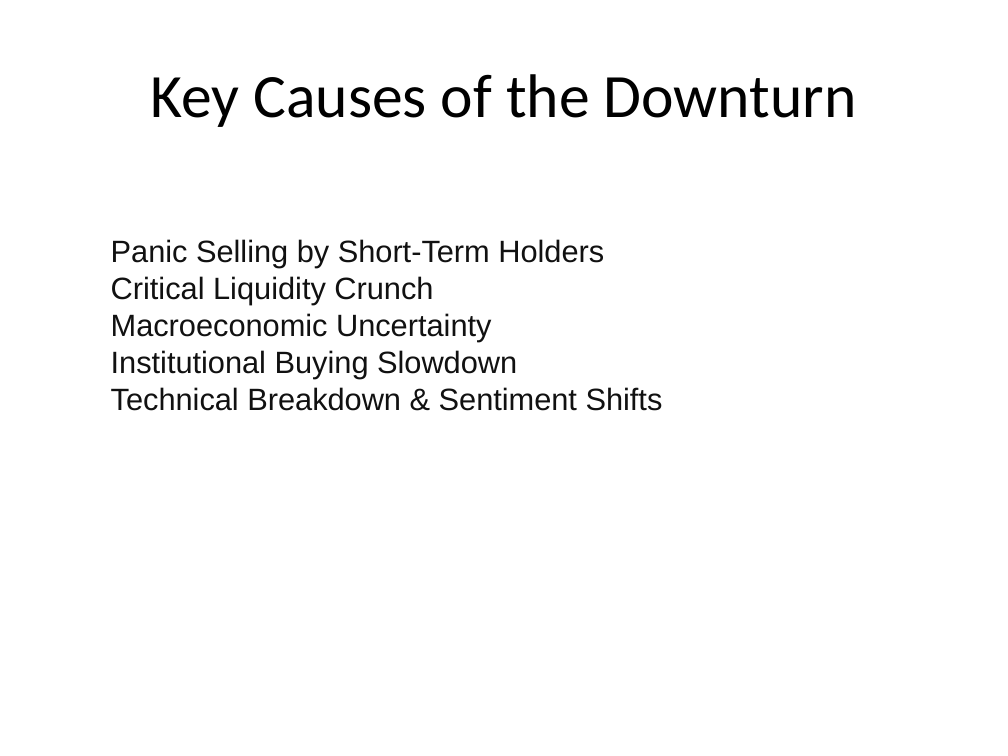
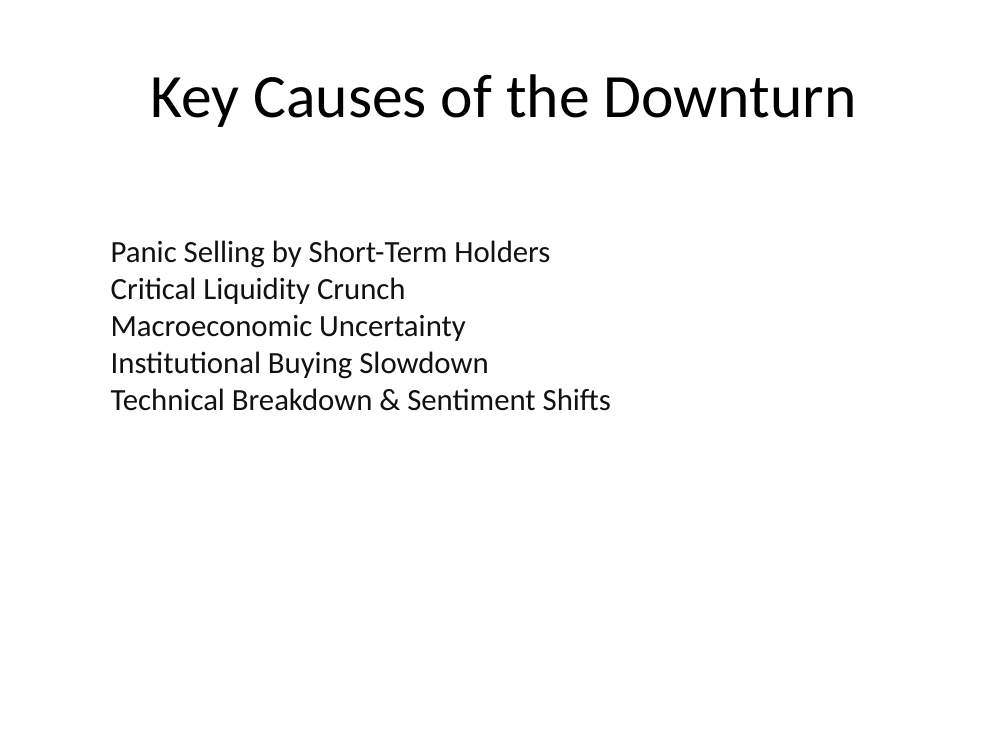
Before and after one commit to nordeim/powerpoint-agent-tools, a slide deck: slide 3 of bitcoin_market_report_q4_2025.pptx. Drawn at 1008x756 pixels with LibreOffice and Linux fonts; fonts in the diff are those of the drawing. Boxes give left, top, right and bottom in pixels: in the first picture for what was removed or moved away, otherwise in the second. Text is boxed around its words. In the diff, an @@ line names an element or a change of style, - is before the commit and + after.

```diff
--- a/bitcoin_market_report_q4_2025.pptx
+++ b/bitcoin_market_report_q4_2025.pptx
@@ text "Panic Selling by Short-Term Holders" at [111, 240, 611, 411]: font Arial to Calibri @@
```
Also in this commit, not shown: 6 other slides changed, 2 other files.
